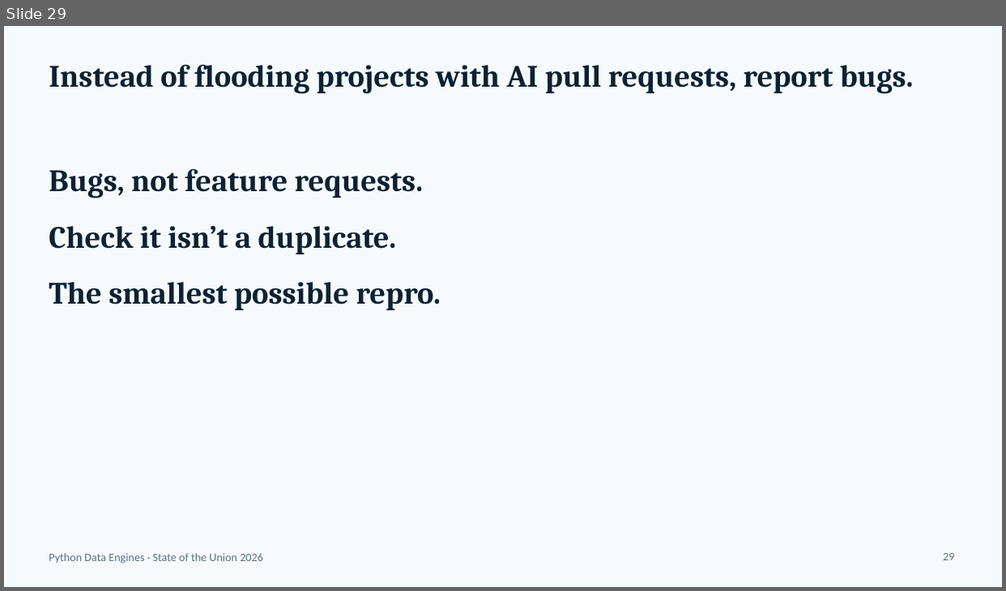
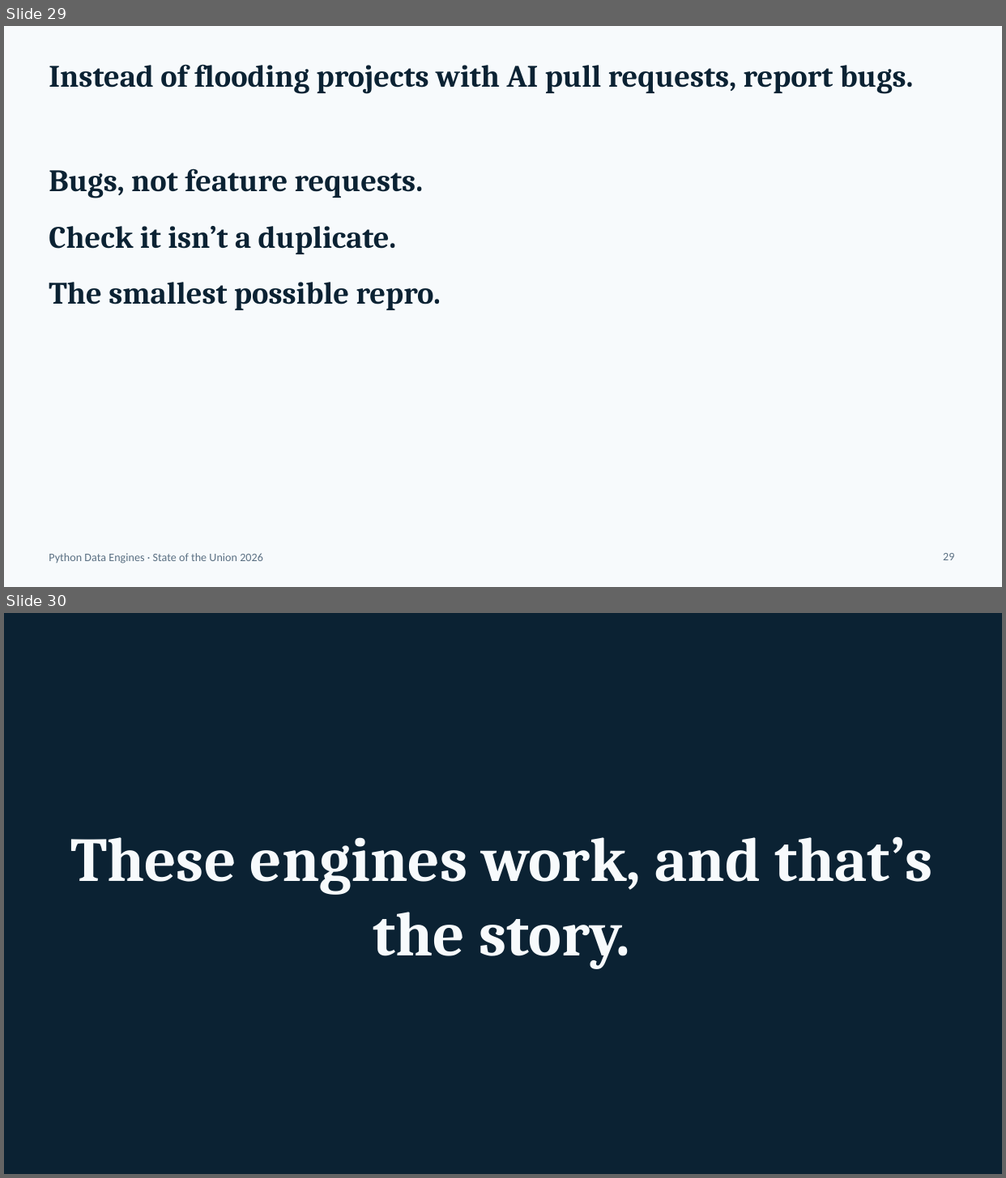
Before and after one commit to djouallah/presentations, a slide deck: python-engine/state-of-the-union-python-engines-2026.pptx. Shown one above the other, each under a label of ours: slide 29 before the commit, slides 29 and 30 after it. The pictures are 1006x591 and 1006x1178 pixels, drawn with LibreOffice and Linux fonts; fonts in the diff are those of the drawing. Boxes give left, top, right and bottom in pixels: in the first picture for what was removed or moved away, otherwise in the second. Text is boxed around its words. In the diff, an @@ line names an element or a change of style, - is before the commit and + after.

```diff
--- a/python-engine/state-of-the-union-python-engines-2026.pptx
+++ b/python-engine/state-of-the-union-python-engines-2026.pptx
@@ slide 30 added at <box>4,613,1002,1174</box>, background #0B2233 @@
@@ title added at <box>70,837,933,969</box>, 60 pt, text #F7FAFC, bold @@
+These engines work, and that’s the story.
```
Also in this commit, not shown: 2 slides changed, 12 other files.
